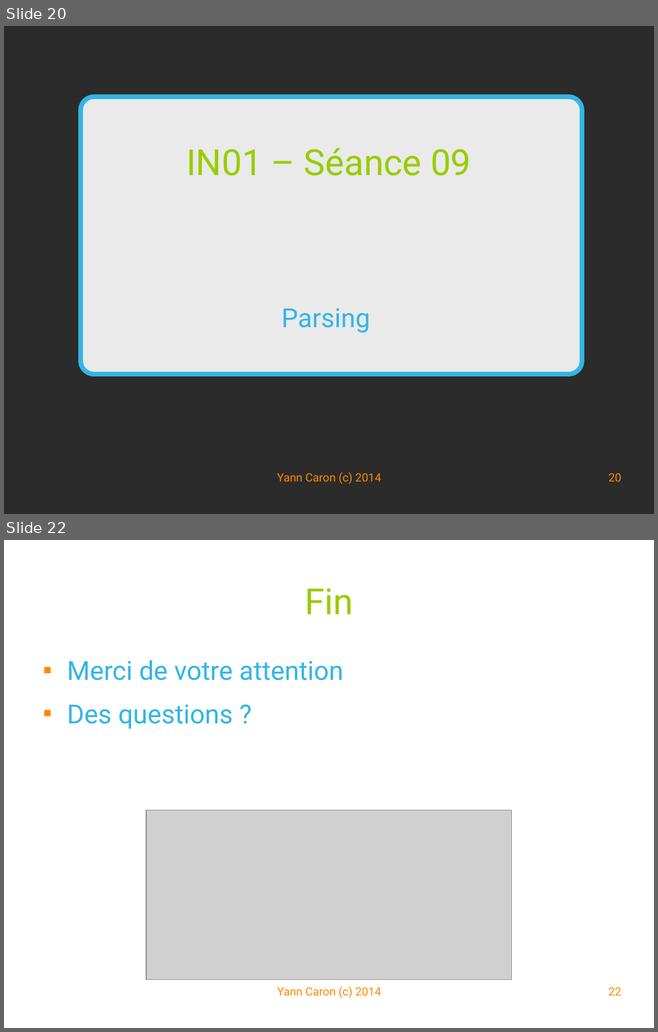
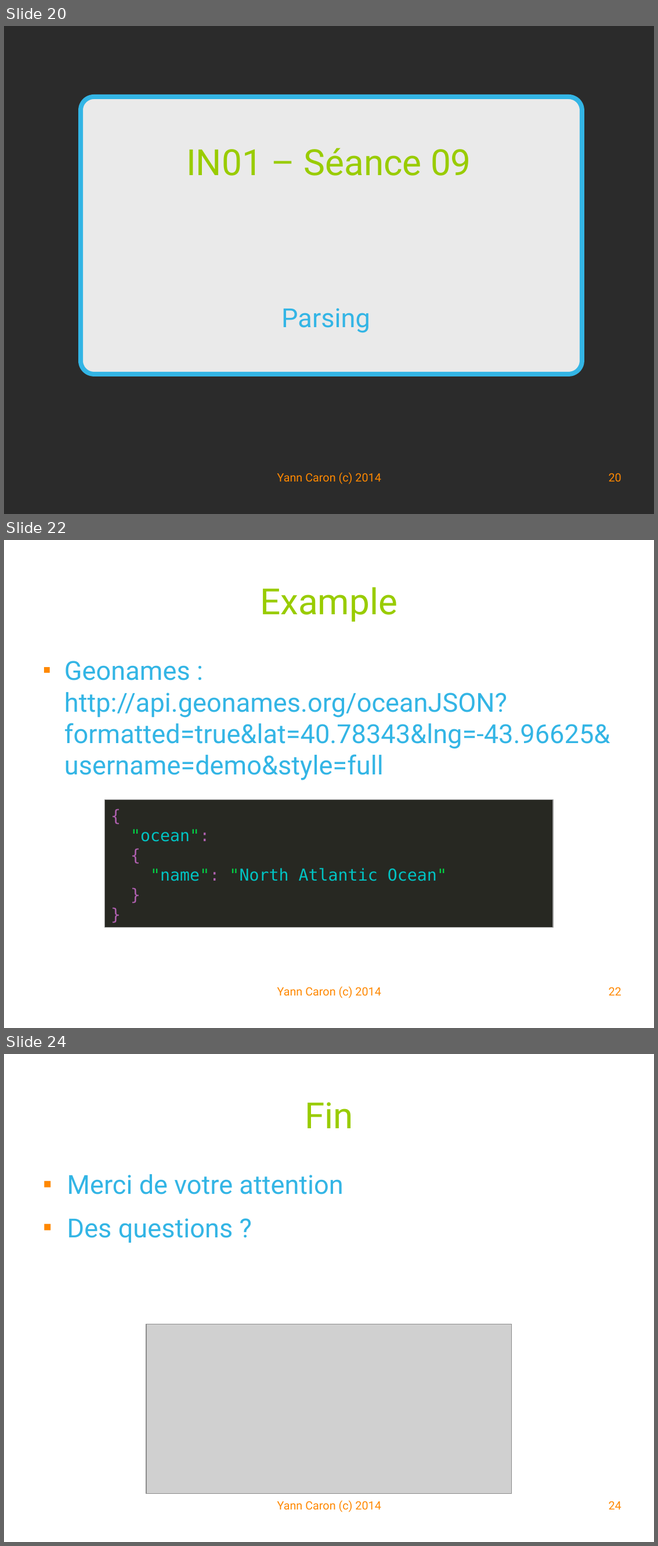
Before and after one commit to YannCaron/Android-ENSG, a slide deck: 09 - WebServices.odp. Shown one above the other, each under a label of ours: slides 20 and 22 before the commit, slides 20, 22 and 24 after it; the slides between them are not shown. The pictures are 658x1032 and 658x1546 pixels, drawn with LibreOffice and Linux fonts; fonts in the diff are those of the drawing; grey boxes stand for pictures; background and template pictures are left out; a plain dark background stands for a picture behind light text. Boxes give left, top, right and bottom in pixels: in the first picture for what was removed or moved away, otherwise in the second. Text is boxed around its words. In the diff, an @@ line names an element or a change of style, - is before the commit and + after.

Commit message:
JSON file

```diff
--- a/09 - WebServices.odp
+++ b/09 - WebServices.odp
@@ slide 22 added at (4, 540, 654, 1028), background #FFFFFF @@
@@ title added at (260, 587, 397, 622), 44 pt, text #99CC00 @@
+Example
@@ text added at (64, 661, 610, 780), 32 pt, text #33B5E5 @@
+■ Geonames : http://api.geonames.org/oceanJSON?formatted=true&lat=40.78343&lng=-43.96625&username=demo&style=full
@@ rectangle added at (105, 799, 553, 927), fill #272822, outline #999999 0.99 pt, 20 pt, text #00C4C4 @@
+{
+"ocean":
+{
+"name": "North Atlantic Ocean"
+}
+}
@@ text added at (277, 986, 380, 998), 14 pt, text #FF8800 @@
+Yann Caron (c) 2014
@@ page number added at (608, 987, 621, 995), 14 pt, text #FF8800 @@
+22
@@ what was slide 22 is now slide 24 @@
@@ page number at (608, 1501, 621, 1509): text changed @@
-22
+24
```
Also in this commit, not shown: 1 slide changed, 1 other slide added.
